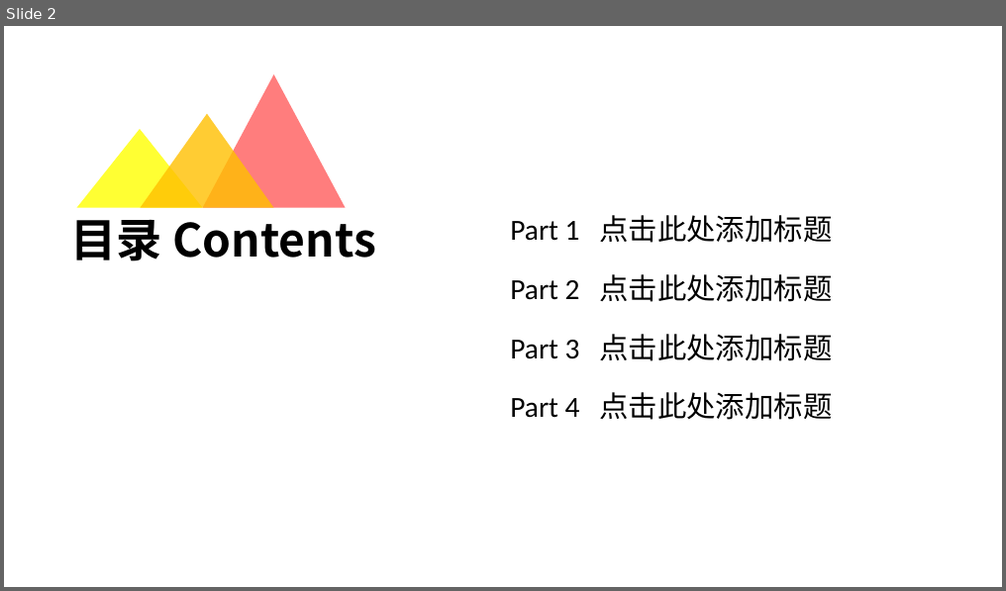
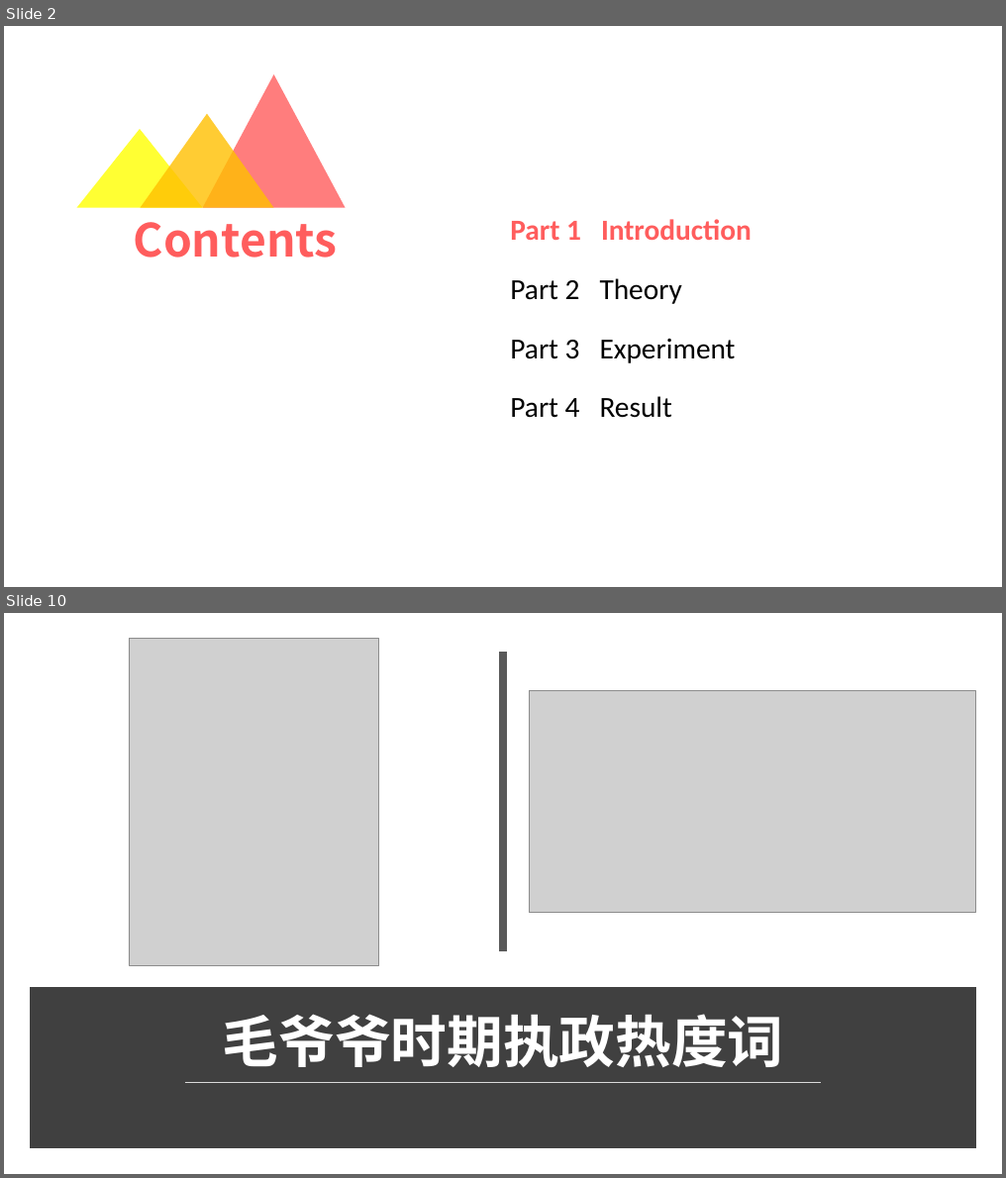
Before and after one commit to lucasxlu/CVLH, a slide deck: src/main/python/report_result/GovReport.pptx. Shown one above the other, each under a label of ours: slide 2 before the commit, slides 2 and 10 after it; the slides between them are not shown. The pictures are 1006x591 and 1006x1178 pixels, drawn with LibreOffice and Linux fonts; fonts in the diff are those of the drawing; grey boxes stand for pictures. Boxes give left, top, right and bottom in pixels: in the first picture for what was removed or moved away, otherwise in the second. Text is boxed around its words. In the diff, an @@ line names an element or a change of style, - is before the commit and + after.

```diff
--- a/src/main/python/report_result/GovReport.pptx
+++ b/src/main/python/report_result/GovReport.pptx
@@ slide 10 added at [4, 613, 1002, 1174], background #FFFFFF @@
@@ rectangle added at [4, 613, 1002, 1174], fill #FFFFFF @@
@@ picture added at [129, 639, 378, 965] @@
@@ rectangle added at [4, 663, 11, 700], fill #FF5D5D @@
@@ line added from (503, 652) to (503, 952), #595959 8 pt @@
@@ picture added at [530, 691, 976, 913] @@
@@ rectangle added at [35, 992, 971, 1144], fill #404040, outline #404040 10 pt @@
@@ title added at [223, 1014, 784, 1067], 54 pt, text #FFFFFF, bold @@
+毛爷爷时期执政热度词
@@ line added from (185, 1083) to (822, 1083), #D9D9D9 1.75 pt @@
@@ slide 2 changed as well @@
@@ text at [134, 222, 338, 258]: text changed; text colour #000000 to #FF5D5D @@
-目录 Contents
+Contents
@@ text at [510, 219, 751, 240]: text changed; text colour #000000 to #FF5D5D; bold on @@
-Part 1 点击此处添加标题
+Part 1 Introduction
@@ text at [510, 278, 682, 304]: text changed @@
-Part 2 点击此处添加标题
+Part 2 Theory
@@ text at [510, 339, 736, 364]: text changed @@
-Part 3 点击此处添加标题
+Part 3 Experiment
@@ text at [510, 396, 672, 418]: text changed @@
-Part 4 点击此处添加标题
+Part 4 Result
```
Also in this commit, not shown: 4 other slides changed, 12 other slides added, 9 slides removed, 24 other files.
